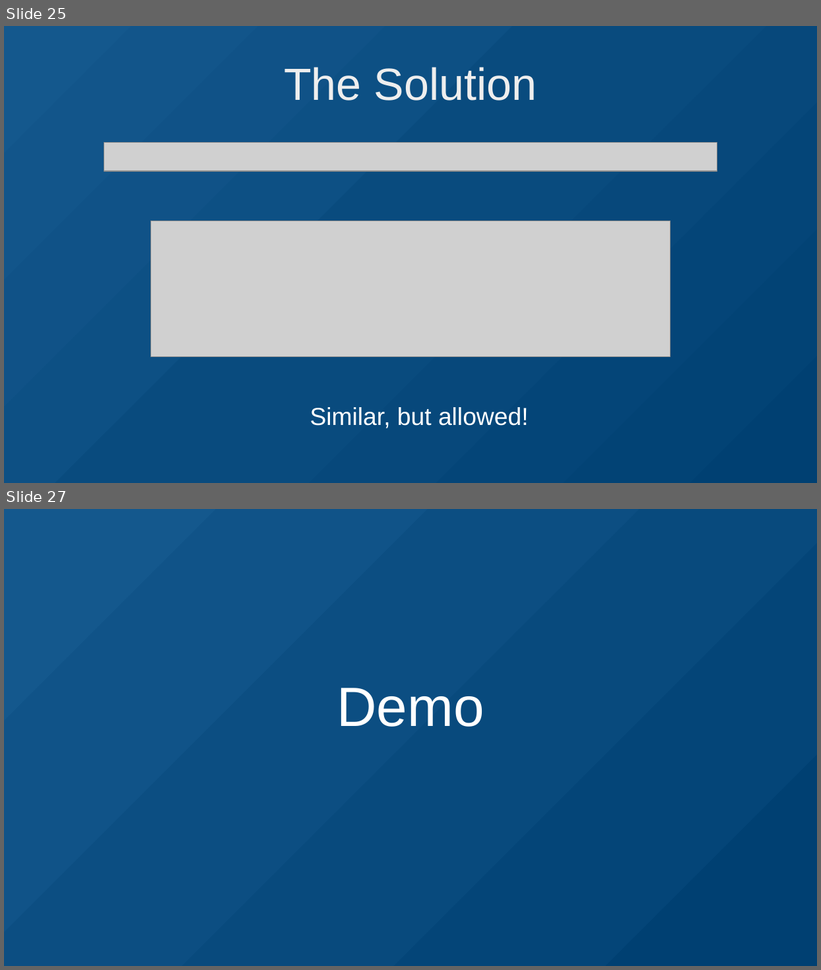
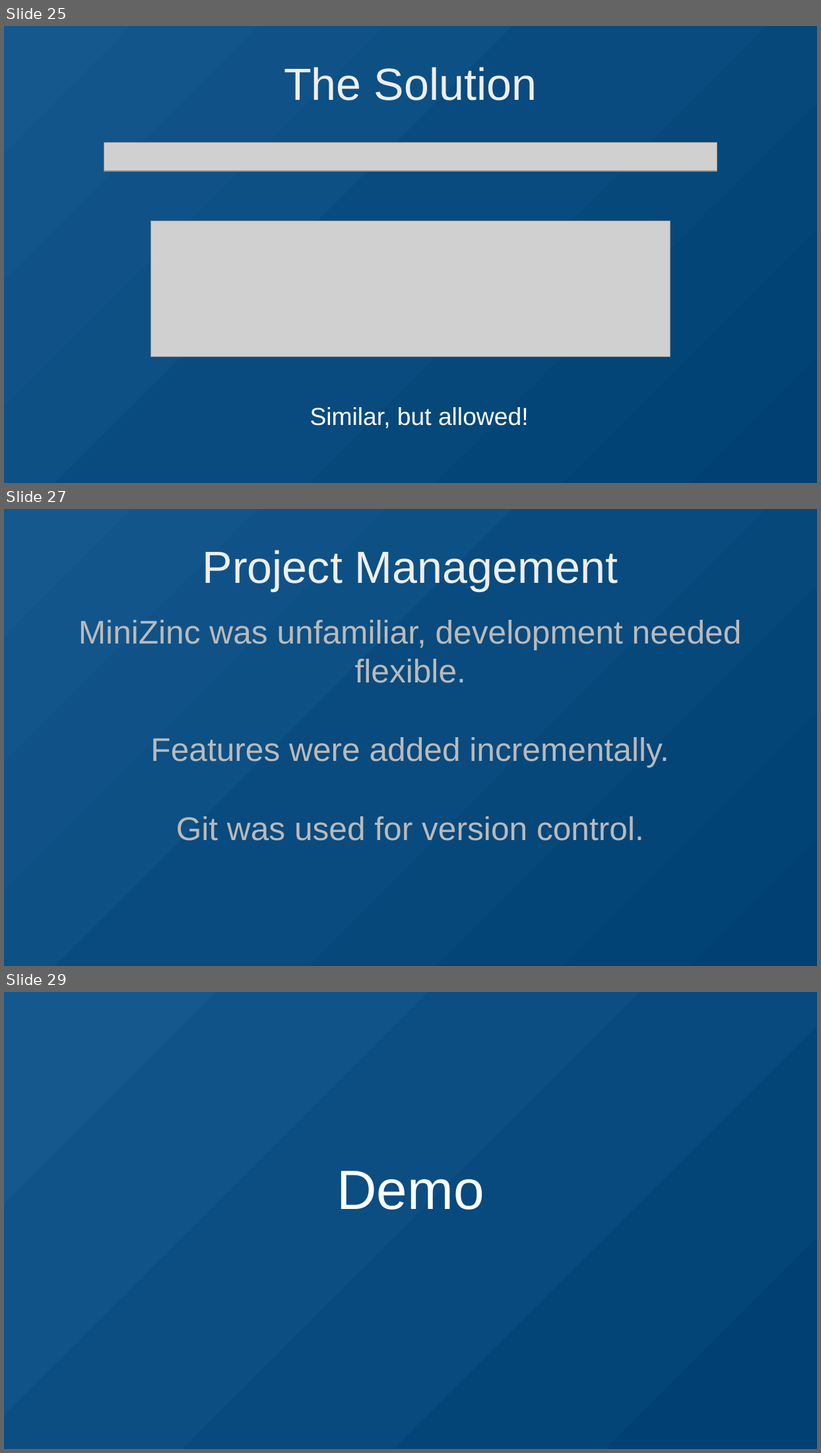
Before and after one commit to who-knows-who/synbio, a slide deck: presentation.odp. Shown one above the other, each under a label of ours: slides 25 and 27 before the commit, slides 25, 27 and 29 after it; the slides between them are not shown. The pictures are 821x970 and 821x1453 pixels, drawn with LibreOffice and Linux fonts; fonts in the diff are those of the drawing; grey boxes stand for pictures. Boxes give left, top, right and bottom in pixels: in the first picture for what was removed or moved away, otherwise in the second. Text is boxed around its words. In the diff, an @@ line names an element or a change of style, - is before the commit and + after.

```diff
--- a/presentation.odp
+++ b/presentation.odp
@@ slide 27 added at [4, 509, 817, 966], background gradient #14588D to #12558A to #105287 to #0D5084 to #0B4D81 to #094B7E @@
@@ title added at [203, 550, 618, 591], 44 pt, text #EEEEEE @@
+Project Management
@@ subtitle added at [79, 620, 742, 841], 32 pt, text #BABABA @@
+MiniZinc was unfamiliar, development needed flexible.
+Features were added incrementally.
+Git was used for version control.
@@ what was slide 27 is now slide 29 @@
```
Also in this commit, not shown: 3 slides changed, 2 other slides added, 13 other files.
